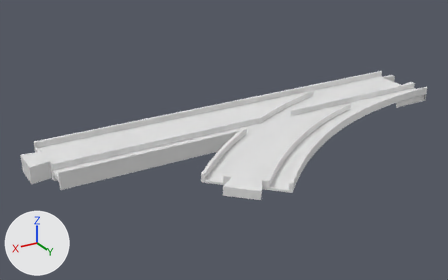
An edit to the Blender file blender/turnout_L.blend, drawn before and after from the same camera.
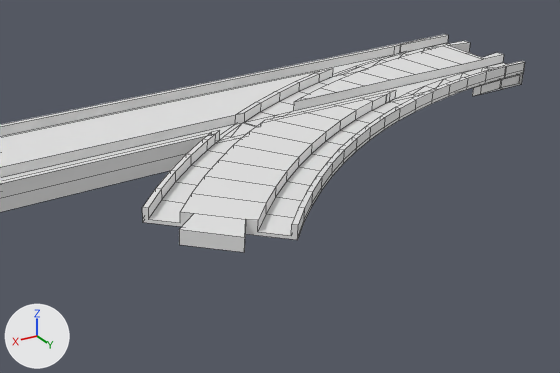
Each version is shown whole from a 50 mm camera at (276.0, 251.0, 117.0) aimed at (135.0, 16.0, 0.0), then close up on the part from 26% to 100% of the width and 18% to 97% of the height. Every picture has the same lights, and +X, +Y and +Z are marked at lower left. The close-ups show mesh edges as thin lines.

Objects in the first close-up: 'turnout_L_a', 'turnout_L_ab', 'turnout_L_b'.
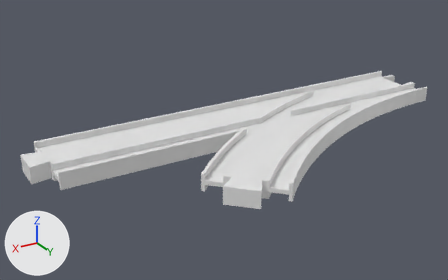
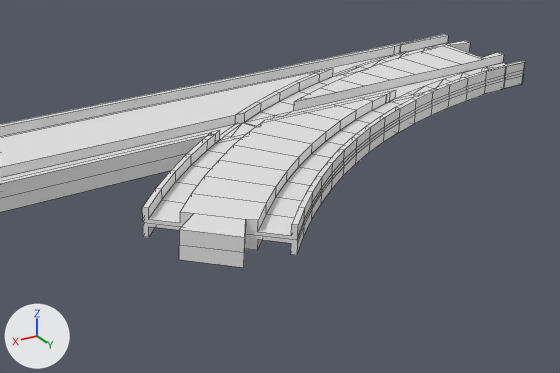
Commit message: fix model: turnout rail L

Edits to the bpy script that builds the scene:
```text
Change ob_turnout_l_a:
    remove _m = ob_turnout_l_a.modifiers.new('Mirror', 'MIRROR')
    add _m = ob_turnout_l_a.modifiers.new('Mirror.001', 'MIRROR')
    _m.use_axis: (False, False, False) -> (False, False, True)
```

Where the change shows, as pixel boxes (x1, y1, x2, y2) in the close-ups (560 x 373 px):
'turnout_L_a', modifiers changed (8% taller)
    before: (142, 62, 525, 252)
    after: (142, 62, 525, 268)
